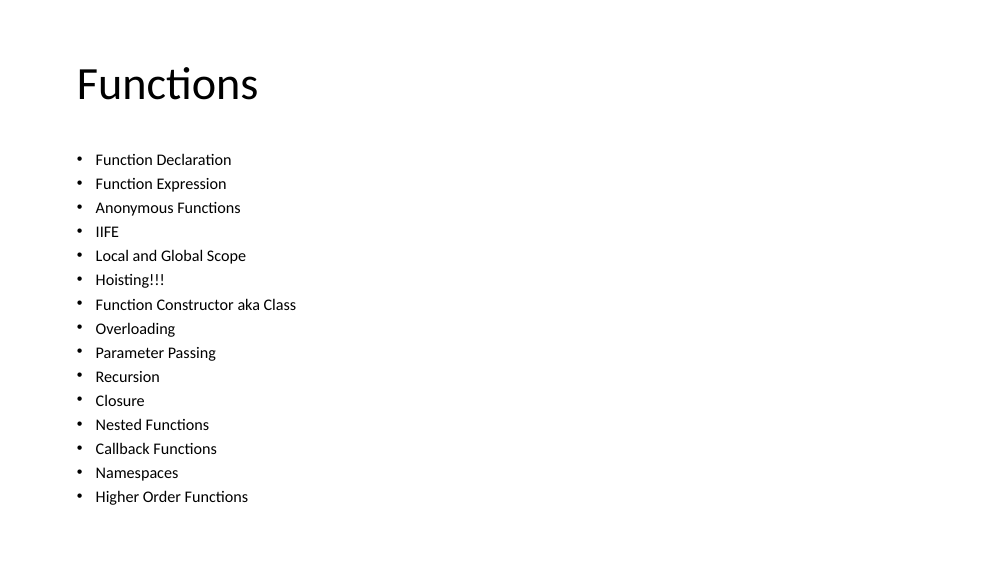
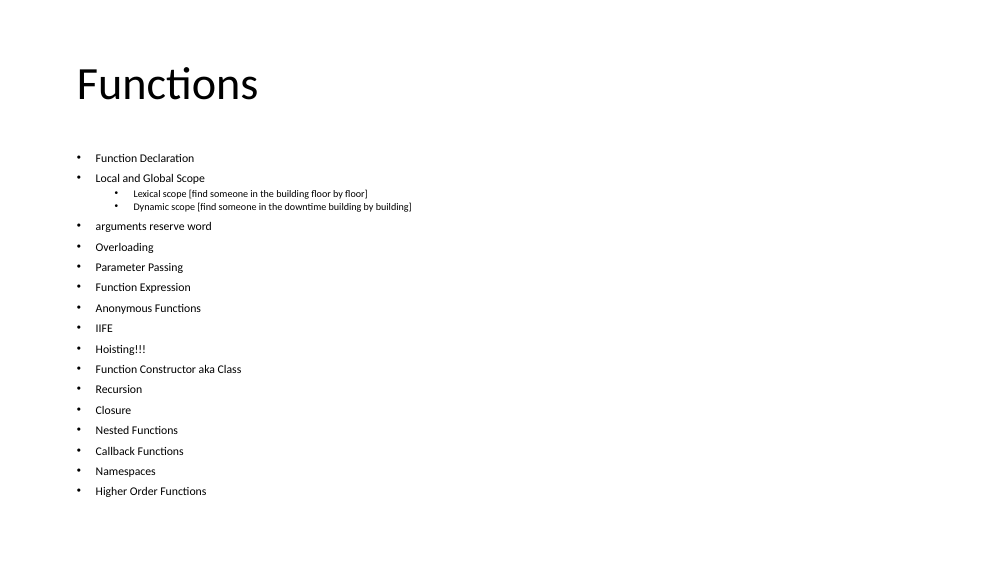
Before and after one commit to prasadhonrao/Training, a slide deck: slide 16 of Presentations/JavaScript - Language Features.pptx (slide 15 before the commit). Drawn at 1008x567 pixels with LibreOffice and Linux fonts; fonts in the diff are those of the drawing. Boxes give left, top, right and bottom in pixels: in the first picture for what was removed or moved away, otherwise in the second. Text is boxed around its words. In the diff, an @@ line names an element or a change of style, - is before the commit and + after.

```diff
--- a/Presentations/JavaScript - Language Features.pptx
+++ b/Presentations/JavaScript - Language Features.pptx
@@ text at (96, 174, 412, 273): paragraphs added @@
+• Local and Global Scope
+  • Lexical scope [find someone in the building floor by floor]
+  • Dynamic scope [find someone in the downtime building by building]
+• arguments reserve word
+• Overloading
+• Parameter Passing
@@ text at (96, 154, 242, 497): size 15.4 to 11.2 pt in "Function Declaration", "Function Expression", "Anonymous Functions", "IIFE" and 8 more places @@
@@ text at (96, 249, 246, 264): paragraph removed @@
-• Local and Global Scope
@@ text at (96, 322, 216, 361): paragraphs removed @@
-• Overloading
-• Parameter Passing
```
Also in this commit, not shown: 7 other slides changed, 4 slides added, 1 other file.
